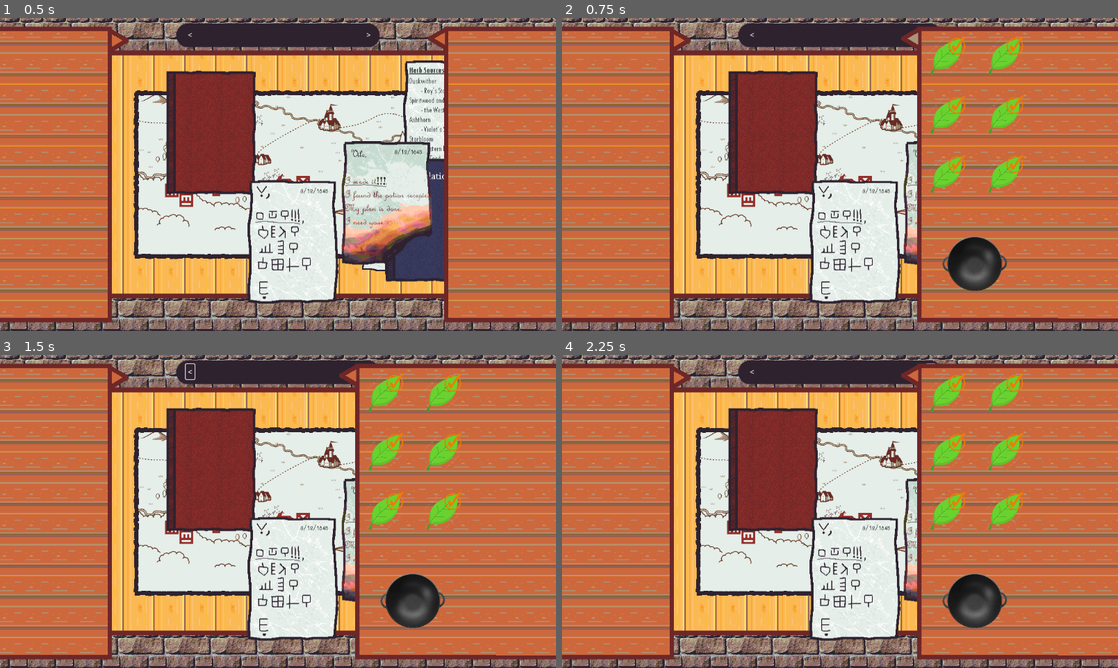
Above: before the commit, frames 1-4 (two rows, left to right).
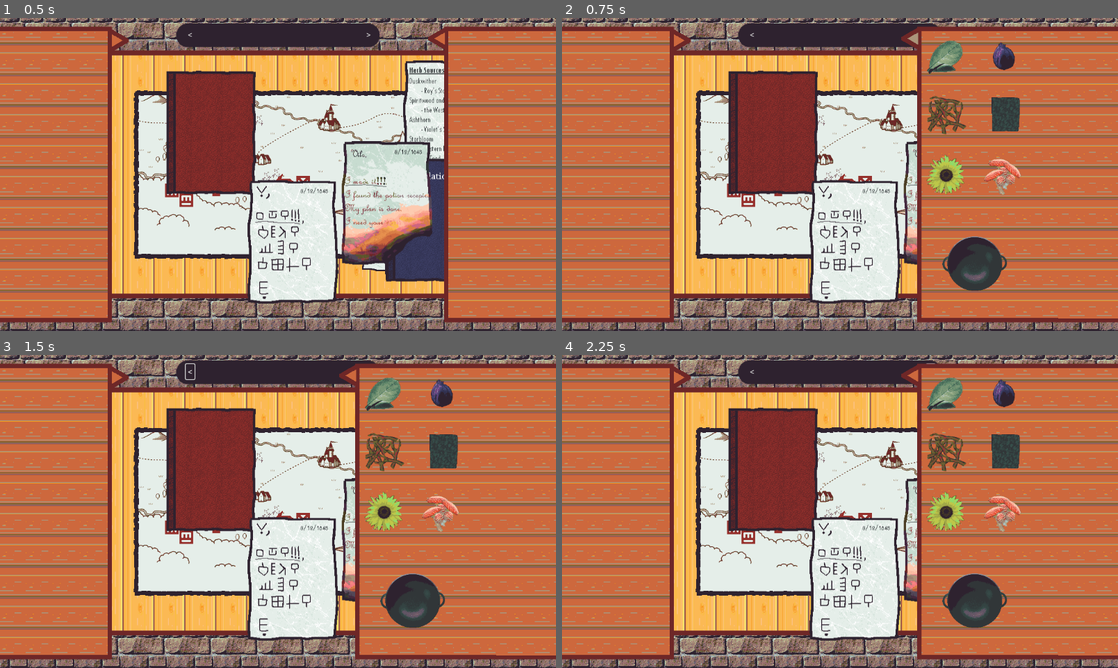
Above: after the commit, the same moments.

Repository: diegofdz333/the-alchemist
Game: Godot game, scene res://scenes/Main.tscn
The game is run twice, just before and just after one commit, with the same random seed, the same clock (stepped at 60 frames per second) and the same inputs.
Inputs (mouse positions are in pixels of both pictures, inside the frame that each line leads up to):
- Up to frame 1 (0.5 s): no input
- Up to frame 2 (0.75 s): click (1001, 39) at 0.52 s
- Up to frame 3 (1.5 s): click "<" at 1.25 s
- Up to frame 4 (2.25 s): click ">" at 2 s

Frame 1 is identical in both runs. In frame 2, 3.4% of the frame differs, in the area x 65-83%, y 6-86%; in frame 3, 3.4%; in frame 4, 3.4%.

Commit message:
Retextured plants

Diff:
--- a/scenes/Main.tscn
+++ b/scenes/Main.tscn
@@ -7,24 +7,28 @@
 [ext_resource type="Texture2D" uid="uid://ckp7n13l86t17" path="res://assets/documents/unburntLetter.png" id="4_d8ovf"]
 [ext_resource type="Texture2D" uid="uid://bggqqjhi6lura" path="res://assets/bricks.png" id="4_gd8ix"]
 [ext_resource type="Texture2D" uid="uid://cjms1wtsnkkq0" path="res://assets/documents/burntLetter.png" id="5_4eq1o"]
+[ext_resource type="Texture2D" uid="uid://bcrpyddfe1fsw" path="res://assets/plants/ashthorn.png" id="6_0nb7p"]
 [ext_resource type="PackedScene" uid="uid://b5fis15vkrthn" path="res://DocumentMenu.tscn" id="6_lgqyx"]
 [ext_resource type="PackedScene" uid="uid://c2l8r3021bgo0" path="res://scenes/Document.tscn" id="6_sct4c"]
 [ext_resource type="Texture2D" uid="uid://bncrq8qe0wpcu" path="res://assets/documents/book/book-page-0.png" id="7_1wq1i"]
 [ext_resource type="PackedScene" path="res://scenes/Cauldron.tscn" id="7_lg7qs"]
+[ext_resource type="Texture2D" uid="uid://cuxq5d0s5xxe5" path="res://assets/plants/duskwither.png" id="7_ope4d"]
 [ext_resource type="Script" path="res://scripts/text_popup.gd" id="8_axhao"]
 [ext_resource type="Texture2D" uid="uid://cdajpqcljhsrr" path="res://assets/textBar.png" id="8_fxjid"]
+[ext_resource type="Texture2D" uid="uid://ji4d55cw0bht" path="res://assets/plants/emberroot.png" id="8_qysd3"]
 [ext_resource type="Script" path="res://scripts/book.gd" id="8_uy8em"]
 [ext_resource type="Script" path="res://scripts/book_button.gd" id="9_uv647"]
+[ext_resource type="Texture2D" uid="uid://c4if6jmmbxeda" path="res://assets/plants/spiritwood.png" id="9_ywqqd"]
 [ext_resource type="LabelSettings" uid="uid://dvbui4870kuc" path="res://resources/secret_label_settings.tres" id="10_3cly0"]
 [ext_resource type="Texture2D" uid="uid://b7sijfyusgtg8" path="res://assets/documents/herb-sources.png" id="10_5825u"]
+[ext_resource type="Texture2D" uid="uid://hujnfrc0ntxv" path="res://assets/plants/starbloom.png" id="10_gm714"]
 [ext_resource type="Texture2D" uid="uid://b1xpxyf5vqnbd" path="res://assets/documents/map.png" id="11_553rl"]
+[ext_resource type="Texture2D" uid="uid://ctbpjbhaiqo8r" path="res://assets/plants/walkingtoad.png" id="11_gthcs"]
 [ext_resource type="Texture2D" uid="uid://buxma5mjdp01q" path="res://assets/documents/translations/translations-0.png" id="11_pdu1p"]
 [ext_resource type="Script" path="res://scripts/translation_book.gd" id="12_5014t"]
 [ext_resource type="PackedScene" path="res://scenes/PlantMenu.tscn" id="12_cwajq"]
 [ext_resource type="Texture2D" uid="uid://1tydn0godjno" path="res://assets/documents/note.png" id="12_t862x"]
 [ext_resource type="PackedScene" path="res://scenes/Plant.tscn" id="13_m0xuo"]
-[ext_resource type="Texture2D" uid="uid://y82niwuxx1im" path="res://assets/plants/leaf.png" id="14_hvh61"]
-[ext_resource type="Texture2D" uid="uid://f1bs0wqm05im" path="res://assets/plants/leaf_selected.png" id="15_ug3ac"]
 [ext_resource type="Script" path="res://scripts/plant_handler.gd" id="16_mql5o"]
 
 [sub_resource type="LabelSettings" id="LabelSettings_na3qj"]
@@ -48,47 +52,41 @@
 [node name="Plants" type="Node" parent="."]
 script = ExtResource("16_mql5o")
 
-[node name="Plant" parent="Plants" instance=ExtResource("13_m0xuo")]
+[node name="Ashthorn" parent="Plants" instance=ExtResource("13_m0xuo")]
 position = Vector2(224, -82)
-scale = Vector2(0.15, 0.15)
-texture = ExtResource("14_hvh61")
+texture = ExtResource("6_0nb7p")
 plant_name = "Starbloom"
-small_texture = ExtResource("15_ug3ac")
-
-[node name="Plant2" parent="Plants" instance=ExtResource("13_m0xuo")]
+small_texture = ExtResource("6_0nb7p")
+
+[node name="Duskwither" parent="Plants" instance=ExtResource("13_m0xuo")]
 position = Vector2(466, -44)
-scale = Vector2(0.15, 0.15)
-texture = ExtResource("14_hvh61")
+texture = ExtResource("7_ope4d")
 plant_name = "Ashthorn"
-small_texture = ExtResource("15_ug3ac")
-
-[node name="Plant3" parent="Plants" instance=ExtResource("13_m0xuo")]
+small_texture = ExtResource("7_ope4d")
+
+[node name="Emberroot" parent="Plants" instance=ExtResource("13_m0xuo")]
 position = Vector2(602, -94)
-scale = Vector2(0.15, 0.15)
-texture = ExtResource("14_hvh61")
+texture = ExtResource("8_qysd3")
 plant_name = "Duskwither"
-small_texture = ExtResource("15_ug3ac")
-
-[node name="Plant4" parent="Plants" instance=ExtResource("13_m0xuo")]
+small_texture = ExtResource("8_qysd3")
+
+[node name="Spiritwood" parent="Plants" instance=ExtResource("13_m0xuo")]
 position = Vector2(614, 48)
-scale = Vector2(0.15, 0.15)
-texture = ExtResource("14_hvh61")
+texture = ExtResource("9_ywqqd")
 plant_name = "Emberroot"
-small_texture = ExtResource("15_ug3ac")
-
-[node name="Plant5" parent="Plants" instance=ExtResource("13_m0xuo")]
+small_texture = ExtResource("9_ywqqd")
+
+[node name="Starbloom" parent="Plants" instance=ExtResource("13_m0xuo")]
 position = Vector2(360, 142)
-scale = Vector2(0.15, 0.15)
-texture = ExtResource("14_hvh61")
+texture = ExtResource("10_gm714")
 plant_name = "Spiritwood"
-small_texture = ExtResource("15_ug3ac")
-
-[node name="Plant6" parent="Plants" instance=ExtResource("13_m0xuo")]
+small_texture = ExtResource("10_gm714")
+
+[node name="Walking Toad" parent="Plants" instance=ExtResource("13_m0xuo")]
 position = Vector2(213, 275)
-scale = Vector2(0.15, 0.15)
-texture = ExtResource("14_hvh61")
+texture = ExtResource("11_gthcs")
 plant_name = "Walking Toad"
-small_texture = ExtResource("15_ug3ac")
+small_texture = ExtResource("11_gthcs")
 
 [node name="PlantMenu" parent="." instance=ExtResource("12_cwajq")]
 position = Vector2(534, 24)
Binary file added: assets/plants/ashthorn.png
Not shown, added: assets/plants/ashthorn.png.import
Binary file added: assets/plants/duskwither.png
Not shown, added: assets/plants/duskwither.png.import
Binary file added: assets/plants/emberroot.png
Not shown, added: assets/plants/emberroot.png.import
Binary file added: assets/plants/spiritwood.png
Not shown, added: assets/plants/spiritwood.png.import
Binary file added: assets/plants/starbloom.png
Not shown, added: assets/plants/starbloom.png.import
Binary file added: assets/plants/walkingtoad.png
Not shown, added: assets/plants/walkingtoad.png.import
(and 2 more such lines)
